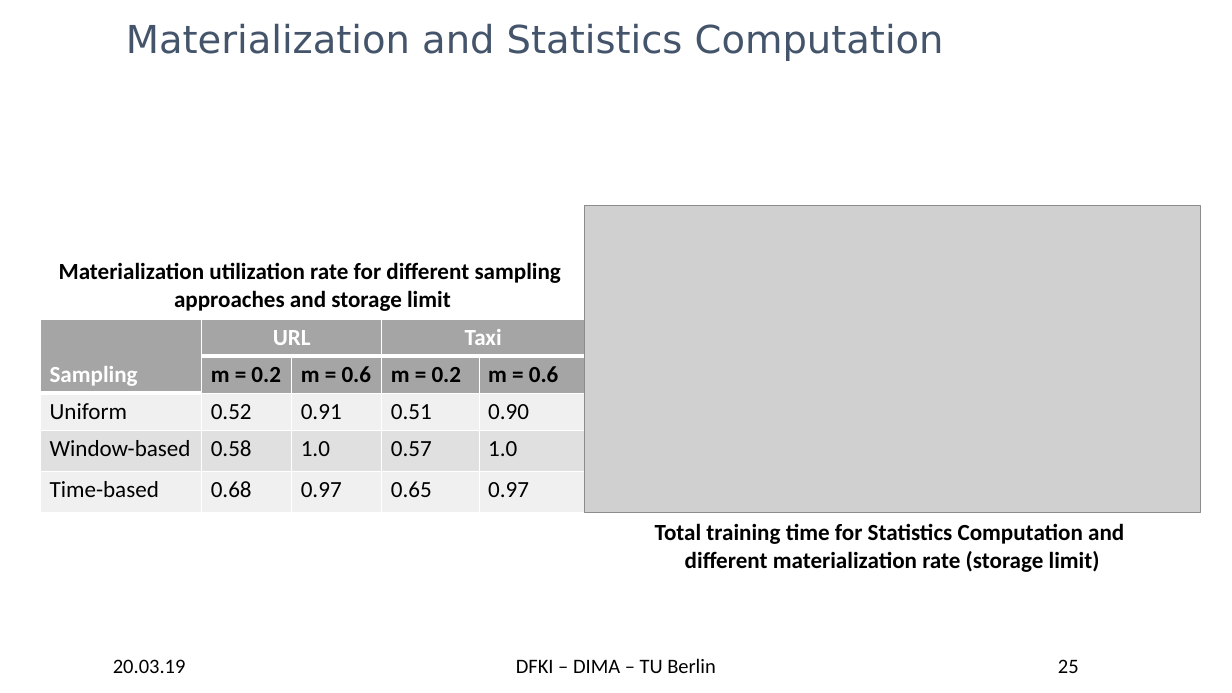
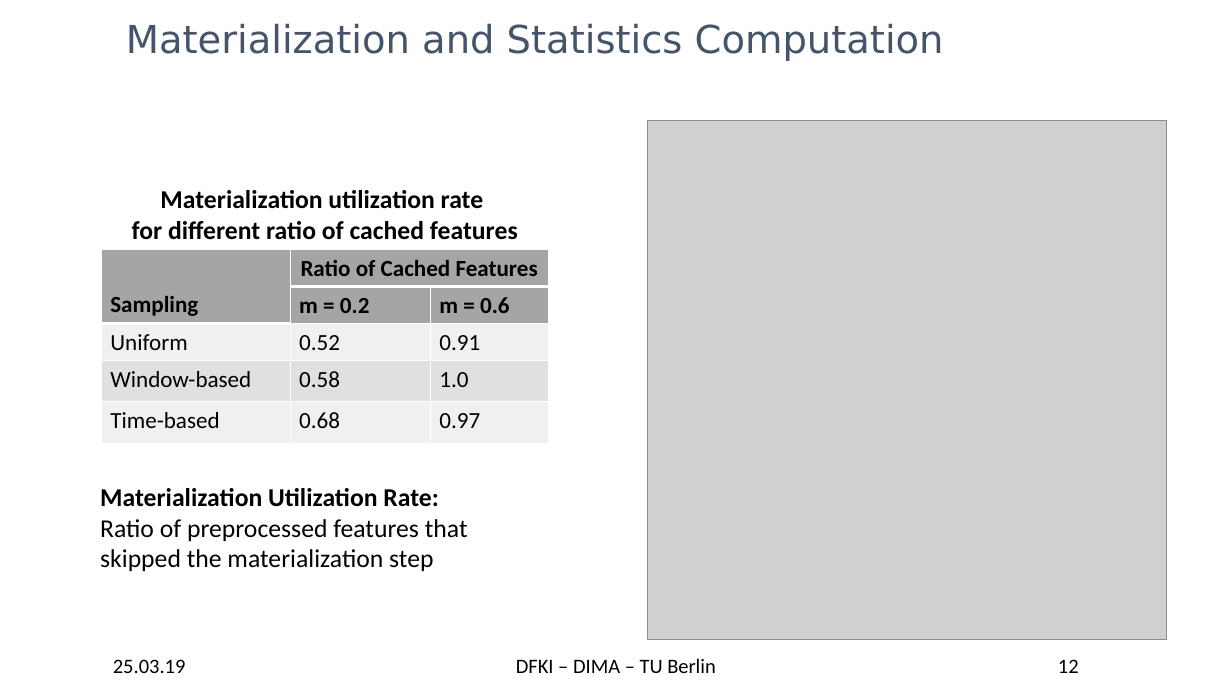
Before and after one commit to TU-Berlin-DIMA/continuous-pipeline-deployment, a slide deck: slide 12 of slides/edbt-2019/edbt-2019.pptx (slide 25 before the commit). Drawn at 1232x693 pixels with LibreOffice and Linux fonts; fonts in the diff are those of the drawing; grey boxes stand for pictures; background and template pictures are left out. Boxes give left, top, right and bottom in pixels: in the first picture for what was removed or moved away, otherwise in the second. Text is boxed around its words. In the diff, an @@ line names an element or a change of style, - is before the commit and + after.

```diff
--- a/slides/edbt-2019/edbt-2019.pptx
+++ b/slides/edbt-2019/edbt-2019.pptx
@@ picture: place and size @@
-picture at bbox=[585, 205, 1201, 513]
+picture at bbox=[648, 120, 1167, 640]
@@ text at bbox=[132, 190, 518, 240]: text changed; size 18 to 20 pt @@
-Materialization utilization rate for different sampling
-approaches and storage limit
+Materialization utilization rate
+for different ratio of cached features
@@ table at bbox=[102, 250, 549, 443] @@
-column 2, row 1: URL
+column 2, row 1: Ratio of Cached Features
-column 4: Taxi | m = 0.2 | 0.51 | 0.57 | 0.65
-column 5:  | m = 0.6 | 0.90 | 1.0 | 0.97
@@ table: place and size @@
-table at bbox=[41, 319, 583, 512]
+table at bbox=[102, 250, 549, 443]
@@ text added at bbox=[100, 488, 468, 571], 20 pt, text #000000 @@
+Materialization Utilization Rate:
+Ratio of preprocessed features that
+skipped the materialization step
@@ text removed at bbox=[655, 523, 1124, 572] @@
-Total training time for Statistics Computation and
-different materialization rate (storage limit)
@@ text at bbox=[113, 659, 186, 673]: text changed @@
-20.03.19
+25.03.19
@@ page number at bbox=[1058, 659, 1079, 673]: text changed @@
-25
+12
```
Also in this commit, not shown: 16 other slides changed, 12 slides added, 18 slides removed, 24 other files.
